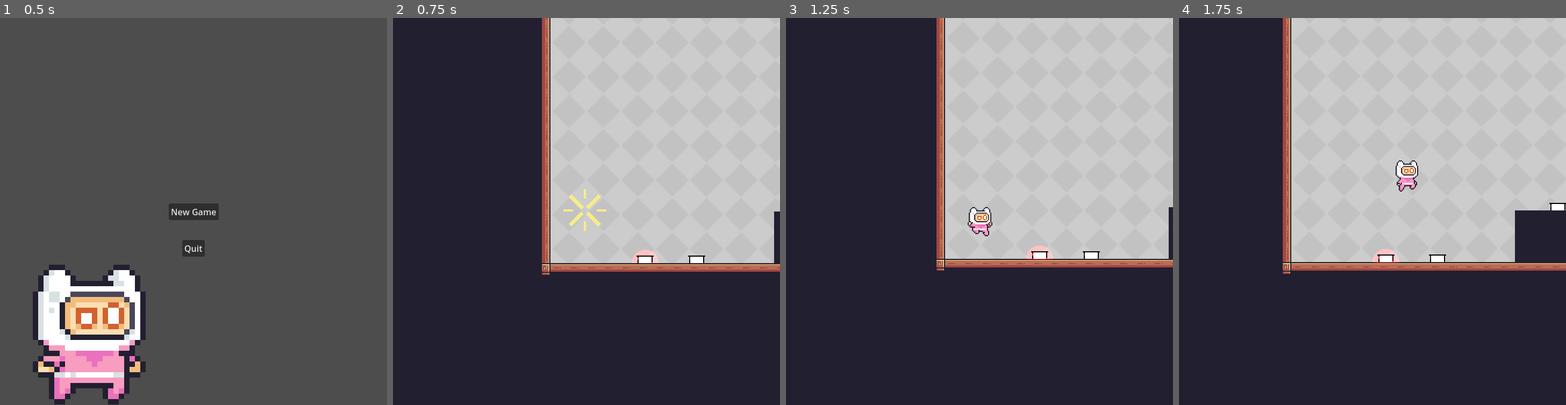
Above: before the commit, frames 1-4 (left to right).
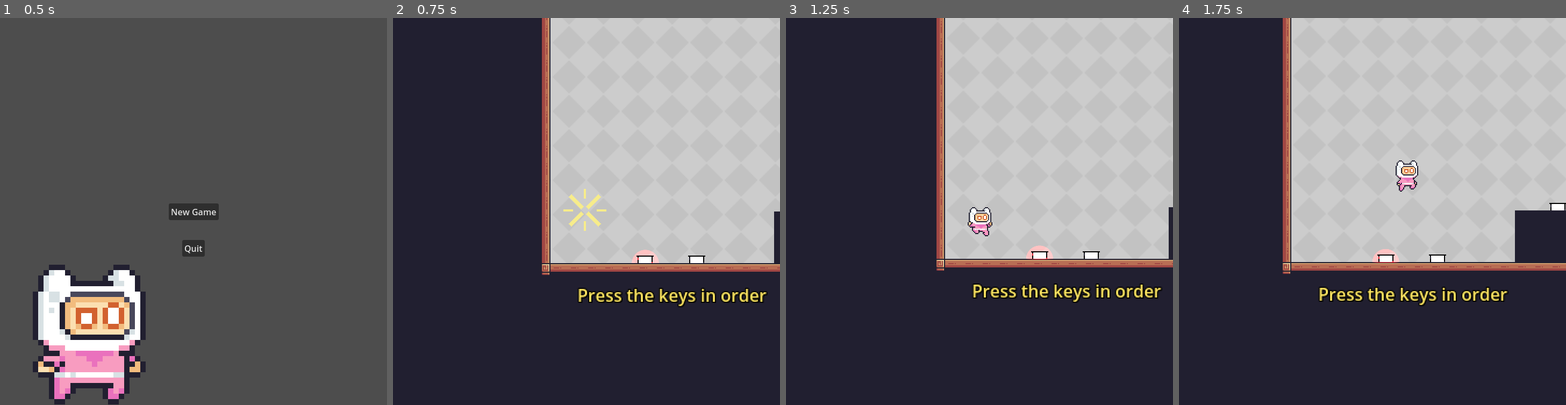
Above: after the commit, the same moments.

Repository: PascalGilbraith/Scale
Game: Godot game, scene res://main_menu.tscn
Same seed, same stepped clock (60 frames per second), same inputs: the game is played once before the commit and once after it.
Inputs:
- Up to frame 1 (0.5 s): no input
- Up to frame 2 (0.75 s): click "New Game" at 0.5 s
- Up to frame 3 (1.25 s): no input
- Up to frame 4 (1.75 s): tap Enter (ui_accept) at 1.25, 1.52 s; hold Right (ui_right) from 1.28 s (still down)

Frame 1 is identical in both runs. In frame 2, 1.2% of the frame differs, in the area x 47-97%, y 69-75%; in frame 3, 1.2%; in frame 4, 1.2%.

Commit message:
Add some help text to first levels

Diff:
--- a/Levels/level2.tscn
+++ b/Levels/level2.tscn
@@ -596,6 +596,13 @@
 physics_layer_0/physics_material = SubResource("PhysicsMaterial_otyrq")
 sources/0 = SubResource("TileSetAtlasSource_7sbvo")
 
+[sub_resource type="LabelSettings" id="LabelSettings_h25et"]
+font_color = Color(1, 0.905882, 0.384314, 1)
+outline_size = 4
+outline_color = Color(0, 0, 0, 1)
+shadow_size = 0
+shadow_color = Color(0, 0, 0, 1)
+
 [node name="Main" type="Node" node_paths=PackedStringArray("player", "viewport", "game_menu", "fail_audio_player", "start_position", "button1", "button2", "button3", "button4", "button5", "button6", "button7", "button8")]
 script = ExtResource("1_tnpty")
 player = NodePath("Player")
@@ -697,6 +704,15 @@
 [node name="FailAudioPlayer" type="AudioStreamPlayer" parent="."]
 stream = ExtResource("15_yumvp")
 
+[node name="Label" type="Label" parent="."]
+texture_filter = 1
+offset_left = 40.0
+offset_top = 441.0
+offset_right = 217.0
+offset_bottom = 467.0
+text = "Don't touch the spikes"
+label_settings = SubResource("LabelSettings_h25et")
+
 [node name="Viewport" type="Camera2D" parent="."]
 position = Vector2(51, 367)
 zoom = Vector2(2, 2)
--- a/Levels/level3.tscn
+++ b/Levels/level3.tscn
@@ -595,6 +595,13 @@
 physics_layer_0/physics_material = SubResource("PhysicsMaterial_otyrq")
 sources/0 = SubResource("TileSetAtlasSource_7sbvo")
 
+[sub_resource type="LabelSettings" id="LabelSettings_o3cqe"]
+font_color = Color(1, 0.905882, 0.384314, 1)
+outline_size = 4
+outline_color = Color(0, 0, 0, 1)
+shadow_size = 0
+shadow_color = Color(0, 0, 0, 1)
+
 [node name="Main" type="Node" node_paths=PackedStringArray("player", "viewport", "game_menu", "fail_audio_player", "start_position", "button1", "button2", "button3", "button4", "button5", "button6", "button7", "button8")]
 script = ExtResource("1_gbldd")
 player = NodePath("Player")
@@ -679,6 +686,15 @@
 
 [node name="GameMenu" parent="Viewport" instance=ExtResource("16_15toj")]
 
+[node name="Label" type="Label" parent="."]
+texture_filter = 1
+offset_left = 180.0
+offset_top = 435.0
+offset_right = 357.0
+offset_bottom = 461.0
+text = "Wall jump"
+label_settings = SubResource("LabelSettings_o3cqe")
+
 [connection signal="button_pushed" from="Button1" to="." method="_on_button_1_button_pushed"]
 [connection signal="button_pushed" from="Button2" to="." method="_on_button_2_button_pushed"]
 [connection signal="button_pushed" from="Button3" to="." method="_on_button_3_button_pushed"]
--- a/Levels/main.tscn
+++ b/Levels/main.tscn
@@ -595,6 +595,13 @@
 physics_layer_0/physics_material = SubResource("PhysicsMaterial_otyrq")
 sources/0 = SubResource("TileSetAtlasSource_7sbvo")
 
+[sub_resource type="LabelSettings" id="LabelSettings_d48y4"]
+font_color = Color(1, 0.905882, 0.384314, 1)
+outline_size = 4
+outline_color = Color(0, 0, 0, 1)
+shadow_size = 0
+shadow_color = Color(0, 0, 0, 1)
+
 [node name="Main" type="Node" node_paths=PackedStringArray("player", "viewport", "game_menu", "fail_audio_player", "start_position", "button1", "button2", "button3", "button4", "button5", "button6", "button7", "button8")]
 script = ExtResource("1_brfhg")
 player = NodePath("Player")
@@ -679,6 +686,15 @@
 
 [node name="GameMenu" parent="Viewport" instance=ExtResource("16_vysmy")]
 
+[node name="Label" type="Label" parent="."]
+texture_filter = 1
+offset_left = 41.0
+offset_top = 434.0
+offset_right = 218.0
+offset_bottom = 460.0
+text = "Press the keys in order"
+label_settings = SubResource("LabelSettings_d48y4")
+
 [connection signal="button_pushed" from="Button1" to="." method="_on_button_1_button_pushed"]
 [connection signal="button_pushed" from="Button2" to="." method="_on_button_2_button_pushed"]
 [connection signal="button_pushed" from="Button3" to="." method="_on_button_3_button_pushed"]
Not shown: 1 places in Levels/level2.tscn that only renumber resources
Not shown: 1 places in Levels/level3.tscn that only renumber resources
Not shown: 1 places in Levels/main.tscn that only renumber resources
